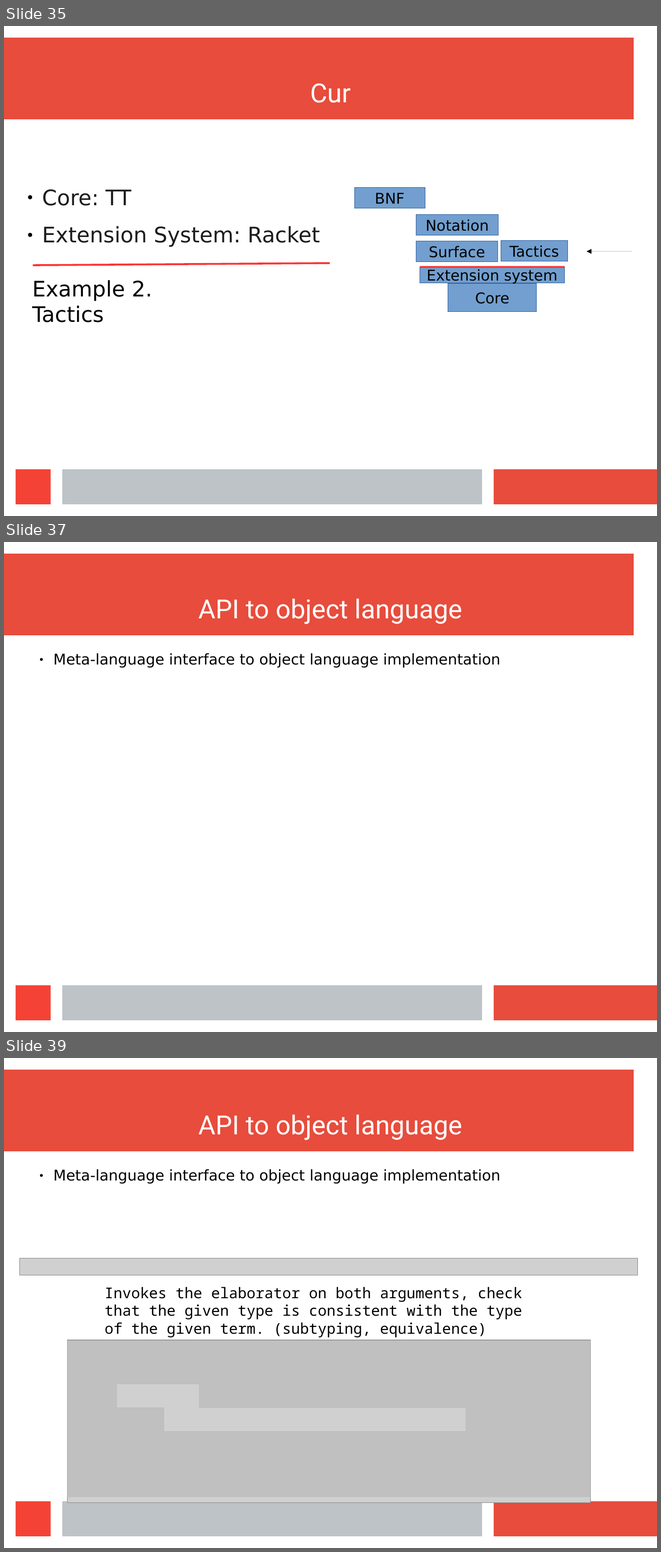
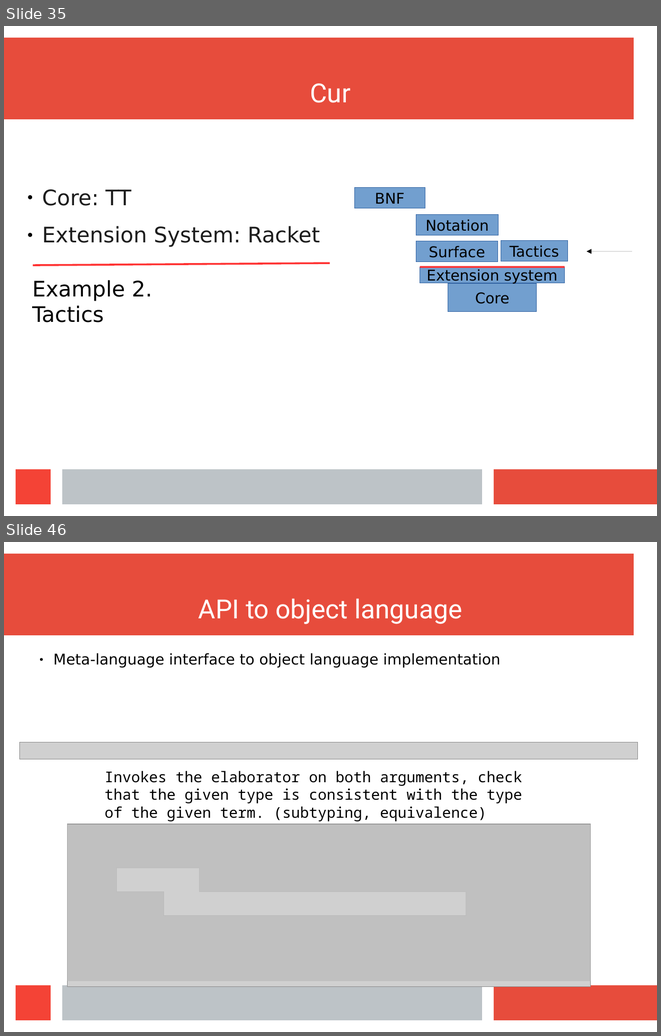
Before and after one commit to wilbowma/cur, a slide deck: hope-2016/slides.odp. Shown one above the other, each under a label of ours: slides 35, 37 and 39 before the commit, slides 35 and 46 after it; the slides between them are not shown. The pictures are 661x1552 and 661x1036 pixels, drawn with LibreOffice and Linux fonts; fonts in the diff are those of the drawing; grey boxes stand for pictures. Boxes give left, top, right and bottom in pixels: in the first picture for what was removed or moved away, otherwise in the second. Text is boxed around its words. In the diff, an @@ line names an element or a change of style, - is before the commit and + after.

```diff
--- a/hope-2016/slides.odp
+++ b/hope-2016/slides.odp
@@ slide 37 removed at [4,542,657,1032], background #FFFFFF; not listed: 4 template elements that a slide beside it also shows @@
@@ title removed at [199,598,462,624] @@
-API to object language
@@ text removed at [53,653,500,668] @@
-● Meta-language interface to object language implementation
@@ what was slide 39 is now slide 46 @@
```
Also in this commit, not shown: 9 slides added, 2 other slides removed.
